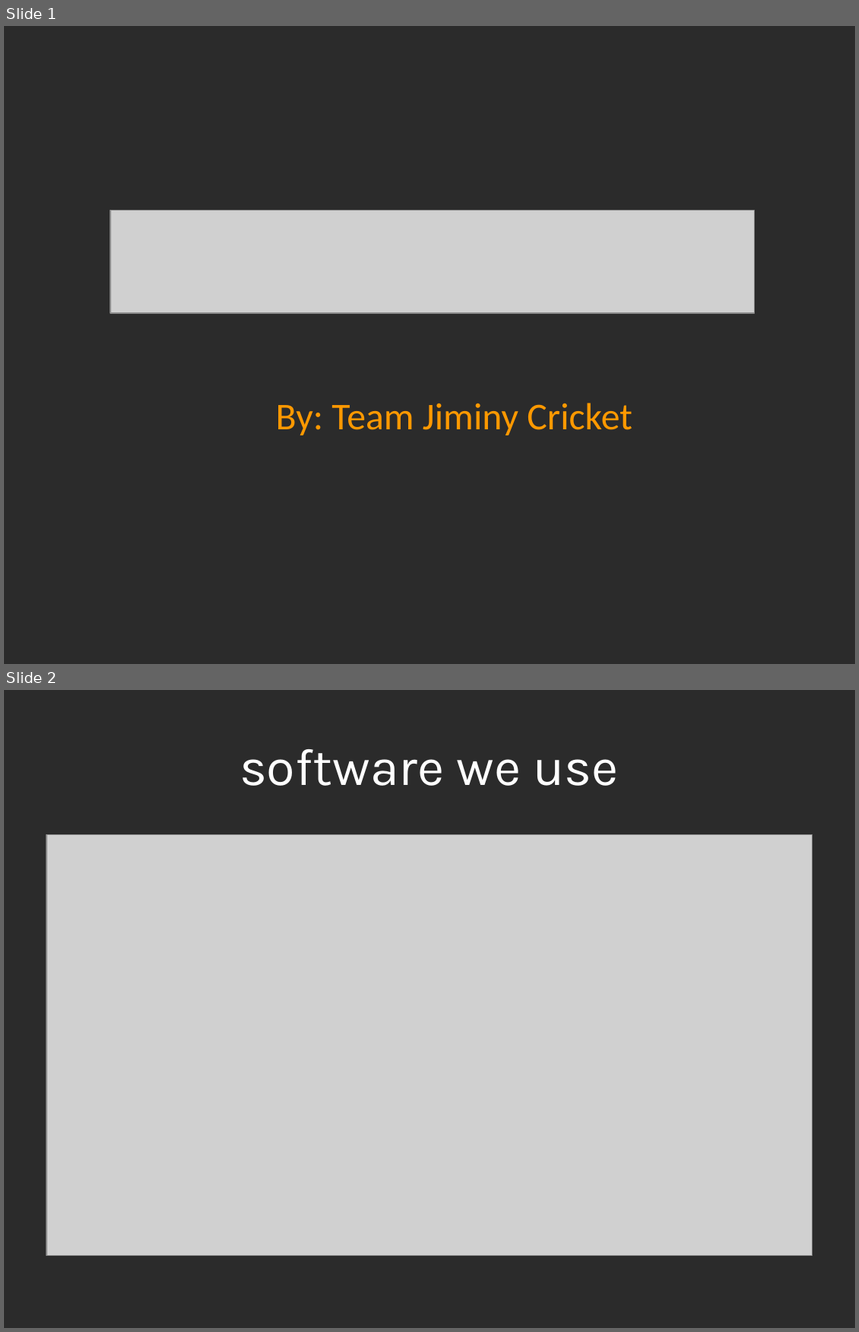
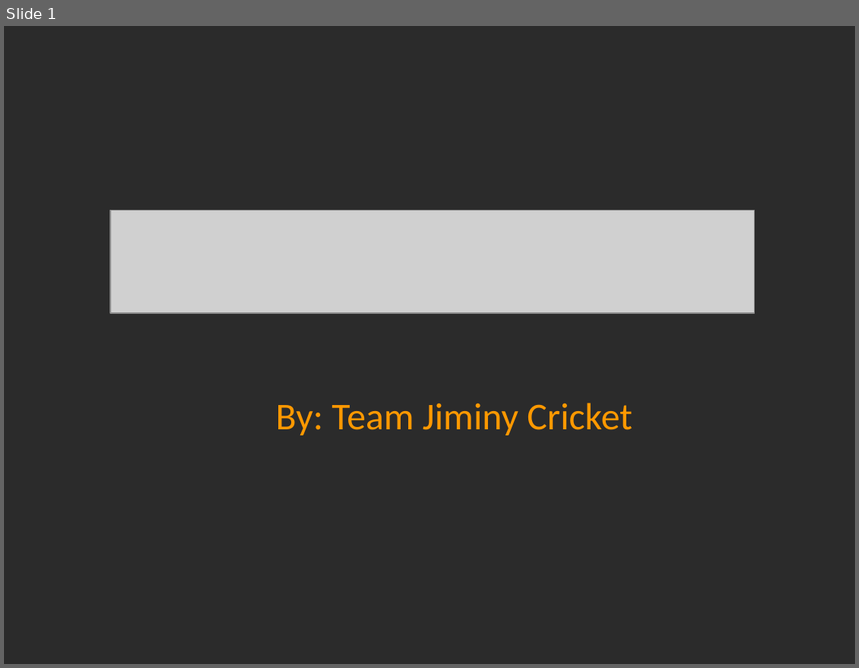
Before and after one commit to charlesmadere/Jiminy-Cricket, a slide deck: documents/Prototype Presentation.ppt. Shown one above the other, each under a label of ours: slides 1 and 2 before the commit, slide 1 after it. The pictures are 859x1332 and 859x668 pixels, drawn with LibreOffice and Linux fonts; fonts in the diff are those of the drawing; grey boxes stand for pictures; background and template pictures are left out; a plain dark background stands for a picture behind light text. Boxes give left, top, right and bottom in pixels: in the first picture for what was removed or moved away, otherwise in the second. Text is boxed around its words. In the diff, an @@ line names an element or a change of style, - is before the commit and + after.

Commit message:
edited the second slide "software used"

```diff
--- a/documents/Prototype Presentation.ppt
+++ b/documents/Prototype Presentation.ppt
@@ slide 2 removed at [4,690,855,1328], background picture (left out) @@
@@ title removed at [240,749,619,786] @@
-software we use
@@ picture removed at [47,834,813,1256] @@
```
Also in this commit, not shown: 1 slide changed, 2 slides added.
